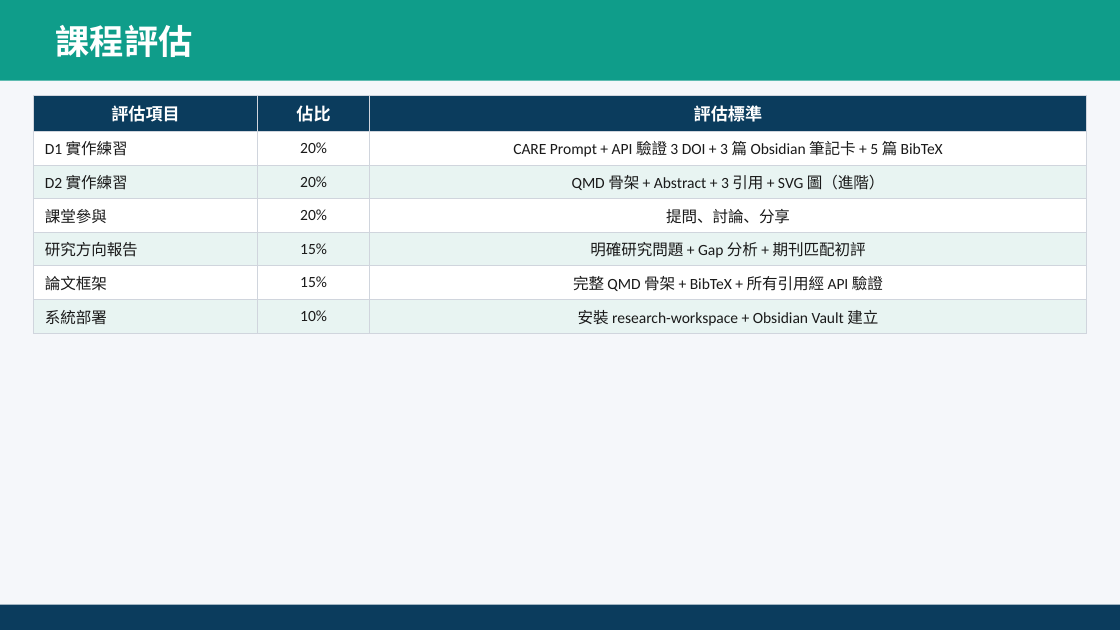
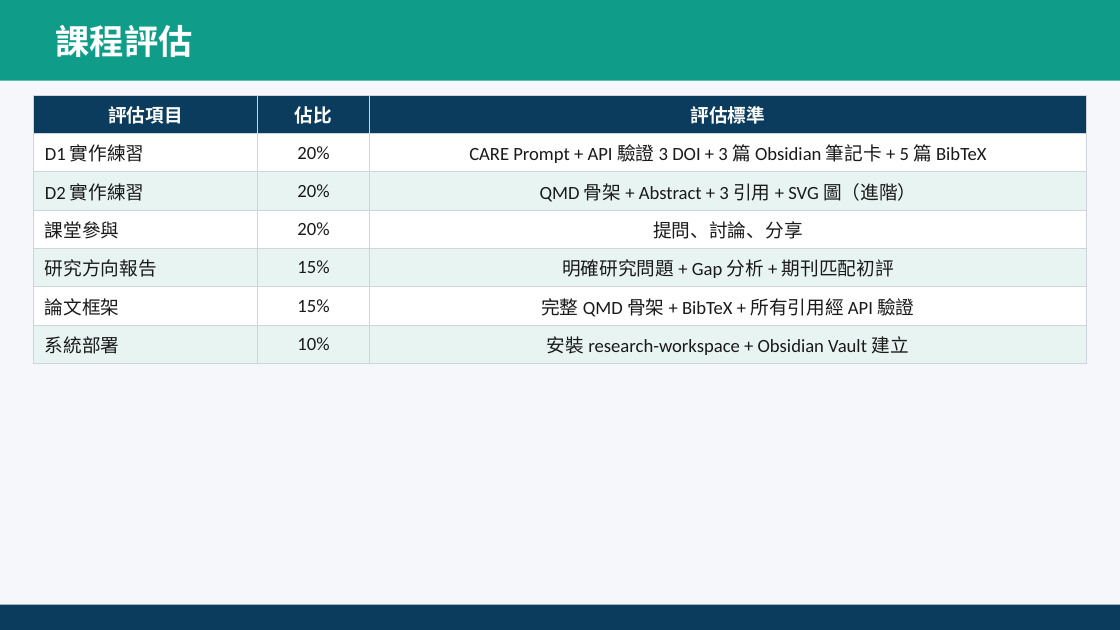
Before and after one commit to ai-cooperation/paperlab, a slide deck: slide 86 of dist/Day2_Full_AI研究進階.pptx (slide 72 before the commit). Drawn at 1120x630 pixels with LibreOffice and Linux fonts; fonts in the diff are those of the drawing. Boxes give left, top, right and bottom in pixels: in the first picture for what was removed or moved away, otherwise in the second. Text is boxed around its words. In the diff, an @@ line names an element or a change of style, - is before the commit and + after.

```diff
--- a/dist/Day2_Full_AI研究進階.pptx
+++ b/dist/Day2_Full_AI研究進階.pptx
@@ table at <box>34,95,1086,359</box> @@
@@ size 11 to 12 pt in "評估項目", "佔比", "評估標準" @@
@@ size 10 to 12 pt @@
```
Also in this commit, not shown: 55 other slides changed, 14 slides added, 15 other files.
